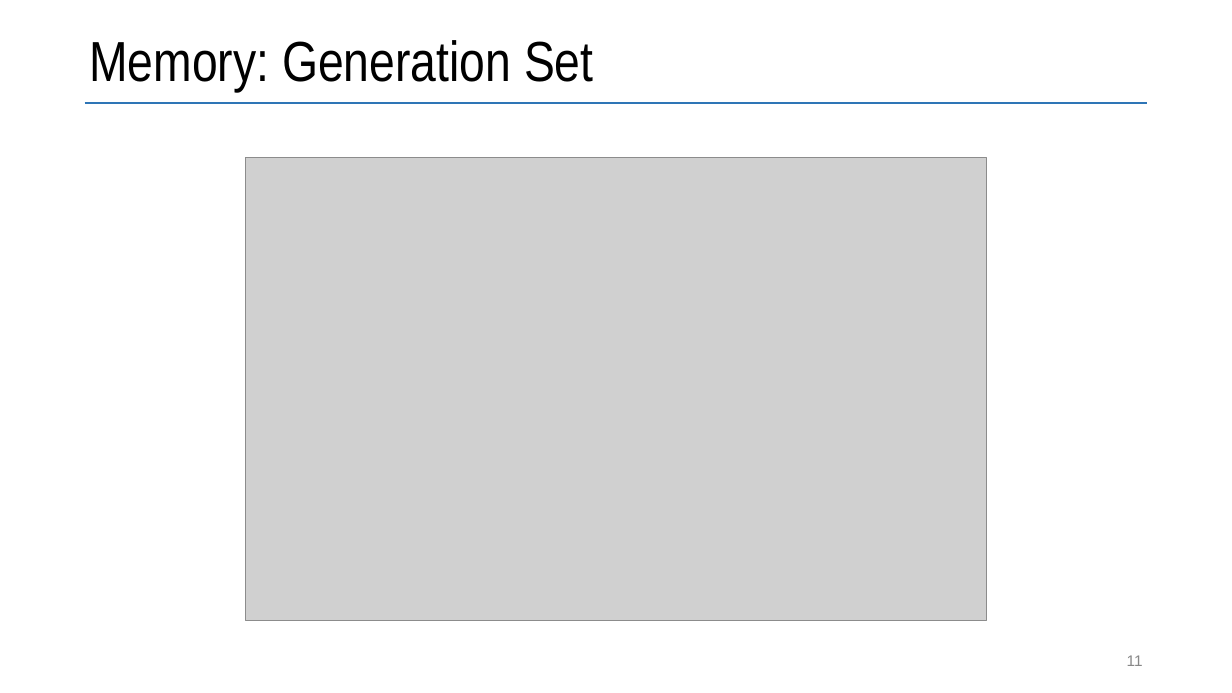
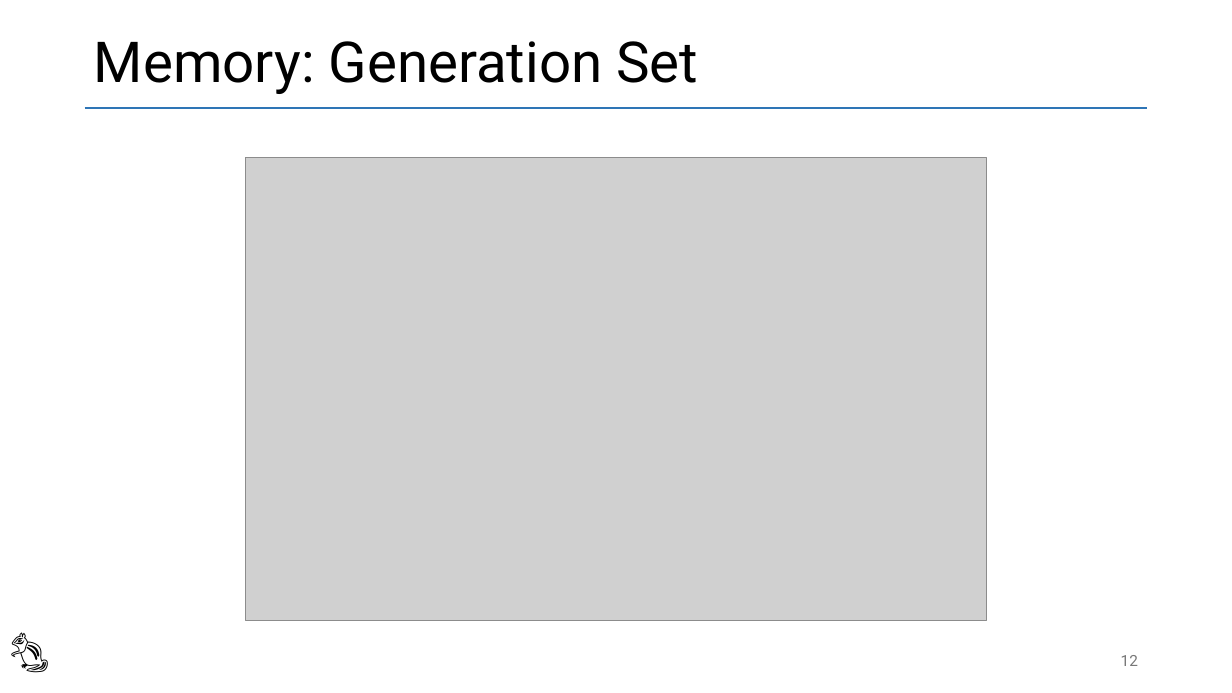
Before and after one commit to vmzakharov/refactor-to-ec-remake, a slide deck: slide 12 of RefactorToEcIntro.pptx (slide 11 before the commit). Drawn at 1232x693 pixels with LibreOffice and Linux fonts; fonts in the diff are those of the drawing; grey boxes stand for pictures. Boxes give left, top, right and bottom in pixels: in the first picture for what was removed or moved away, otherwise in the second. Text is boxed around its words. In the diff, an @@ line names an element or a change of style, - is before the commit and + after.

```diff
--- a/RefactorToEcIntro.pptx
+++ b/RefactorToEcIntro.pptx
@@ title "Memory: Generation Set" at <box>94,41,698,94</box>: font Arial Narrow to Roboto @@
@@ line moved from (85, 103) - (1148, 103) to (85, 107) - (1148, 107) @@
@@ text added at <box>0,619,74,678</box>, 32 pt, text #000000 @@
+🐿️
@@ page number added at <box>1121,655,1138,666</box>, 12 pt, text #797979 @@
+12
@@ page number removed at <box>1127,655,1143,666</box> @@
-11
```
Also in this commit, not shown: 15 other slides changed, 1 slide added, 1 other file.
